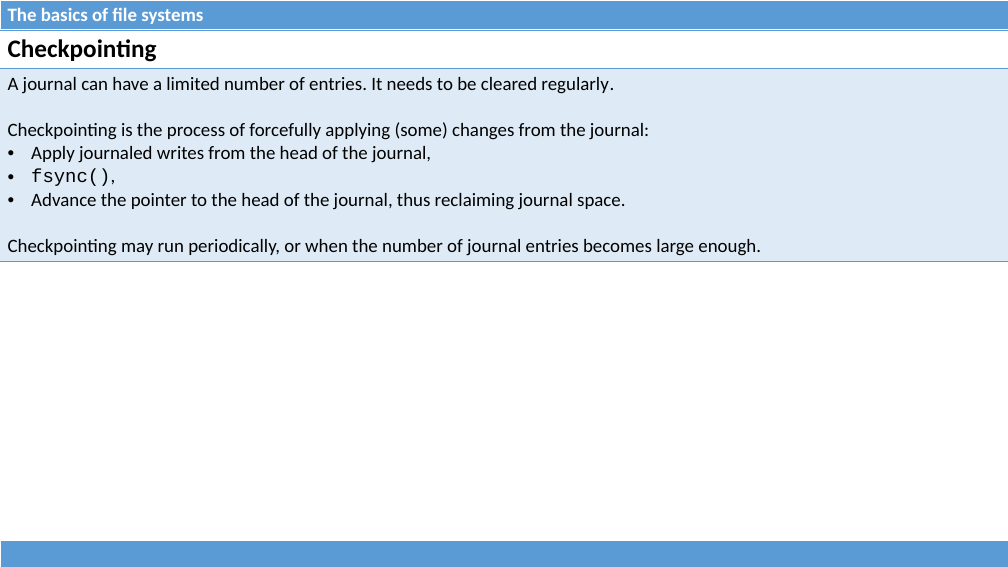
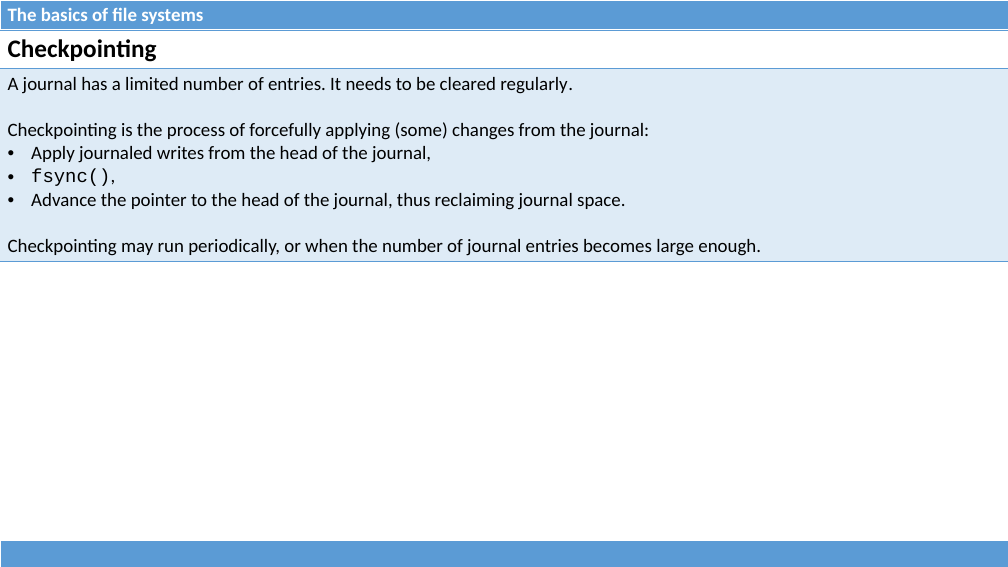
Before and after one commit to dominiquelefevre/filesystems-101-jb, a slide deck: slide 26 of talks/src/class04.pptx. Drawn at 1008x567 pixels with LibreOffice and Linux fonts; fonts in the diff are those of the drawing. Boxes give left, top, right and bottom in pixels: in the first picture for what was removed or moved away, otherwise in the second. Text is boxed around its words. In the diff, an @@ line names an element or a change of style, - is before the commit and + after.

```diff
--- a/talks/src/class04.pptx
+++ b/talks/src/class04.pptx
@@ table at (0, 30, 1008, 260) @@
-row 2, column 1: A journal can have a limited number of entries. It needs to be cleared regularly. / Checkpointing is the process of forcefully applying (some) changes from the journal: / Apply journaled writes from the head of the journal, / fsync(), / Advance the pointer to the head of the journal, thus reclaiming journal space. / Checkpointing may run periodically, or when the number of journal entries becomes large enough.
+row 2, column 1: A journal has a limited number of entries. It needs to be cleared regularly. / Checkpointing is the process of forcefully applying (some) changes from the journal: / Apply journaled writes from the head of the journal, / fsync(), / Advance the pointer to the head of the journal, thus reclaiming journal space. / Checkpointing may run periodically, or when the number of journal entries becomes large enough.
```
Also in this commit, not shown: 6 other slides changed, 1 other file.
